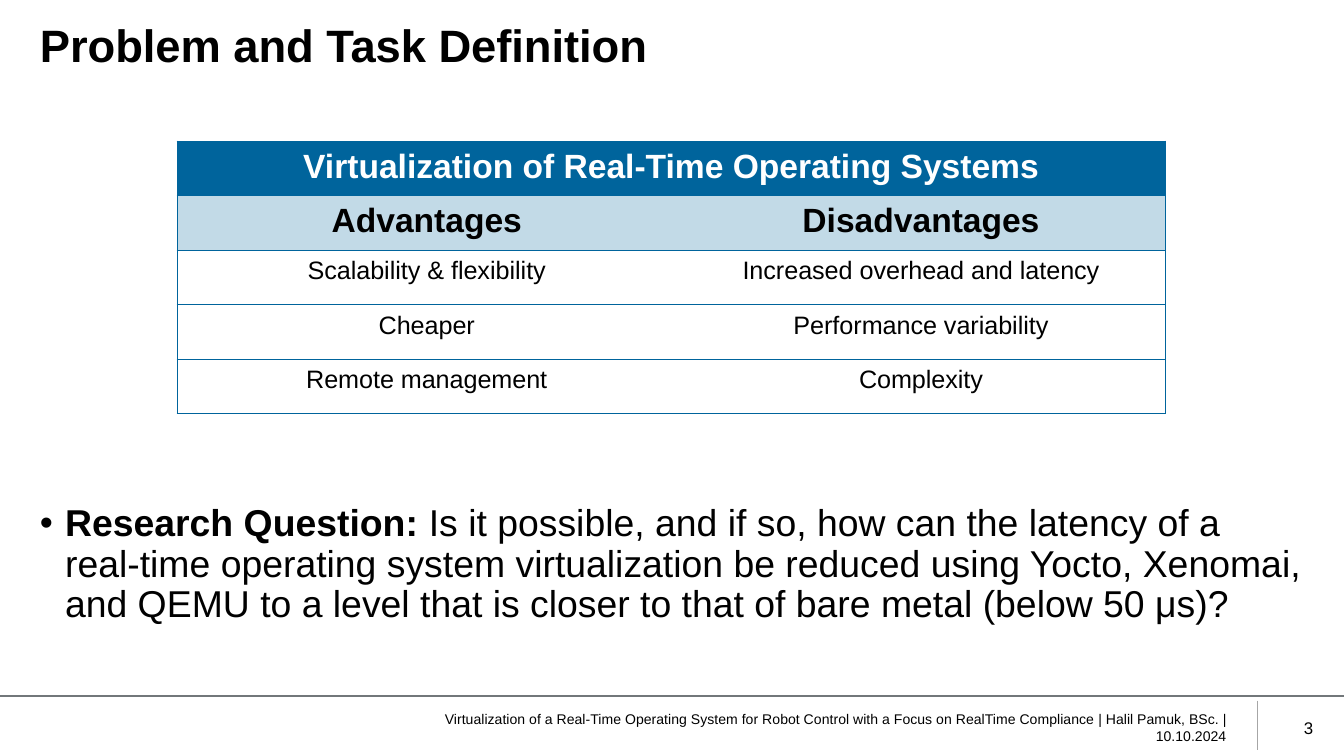
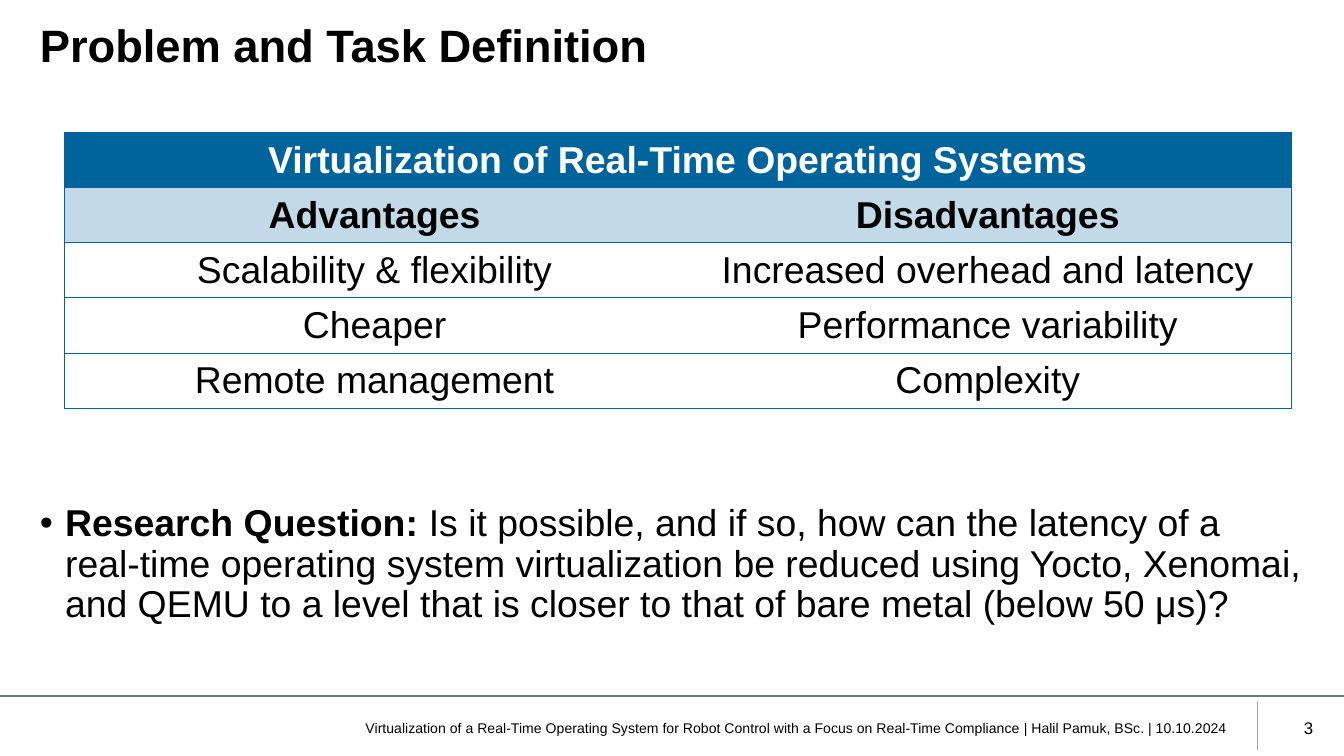
Before and after one commit to HIP24/Masterarbeit, a slide deck: slide 3 of Masterprüfung/Presentation/Pamuk_MT_Präsentation_10102024.pptx. Drawn at 1344x756 pixels with LibreOffice and Linux fonts; fonts in the diff are those of the drawing; background and template pictures are left out. Boxes give left, top, right and bottom in pixels: in the first picture for what was removed or moved away, otherwise in the second. Text is boxed around its words. In the diff, an @@ line names an element or a change of style, - is before the commit and + after.

```diff
--- a/Masterprüfung/Presentation/Pamuk_MT_Präsentation_10102024.pptx
+++ b/Masterprüfung/Presentation/Pamuk_MT_Präsentation_10102024.pptx
@@ table at (65,133,1290,425) @@
@@ size 18 to 20 pt in "Virtualization of Real-Time Operating Systems", "Advantages", "Disadvantages" @@
@@ size 13.5 to 20 pt in "Scalability & flexibility", "Increased overhead and latency", "Cheaper", "Performance variability" and 2 more places @@
@@ table: place and size @@
-table at (177,141,1167,414)
+table at (65,133,1290,425)
@@ text at (365,723,1227,736): text changed @@
-Virtualization of a Real-Time Operating System for Robot Control with a Focus on RealTime Compliance | Halil Pamuk, BSc. | 10.10.2024
+Virtualization of a Real-Time Operating System for Robot Control with a Focus on Real-Time Compliance | Halil Pamuk, BSc. | 10.10.2024
```
Also in this commit, not shown: 32 other slides changed, 1 other file.
